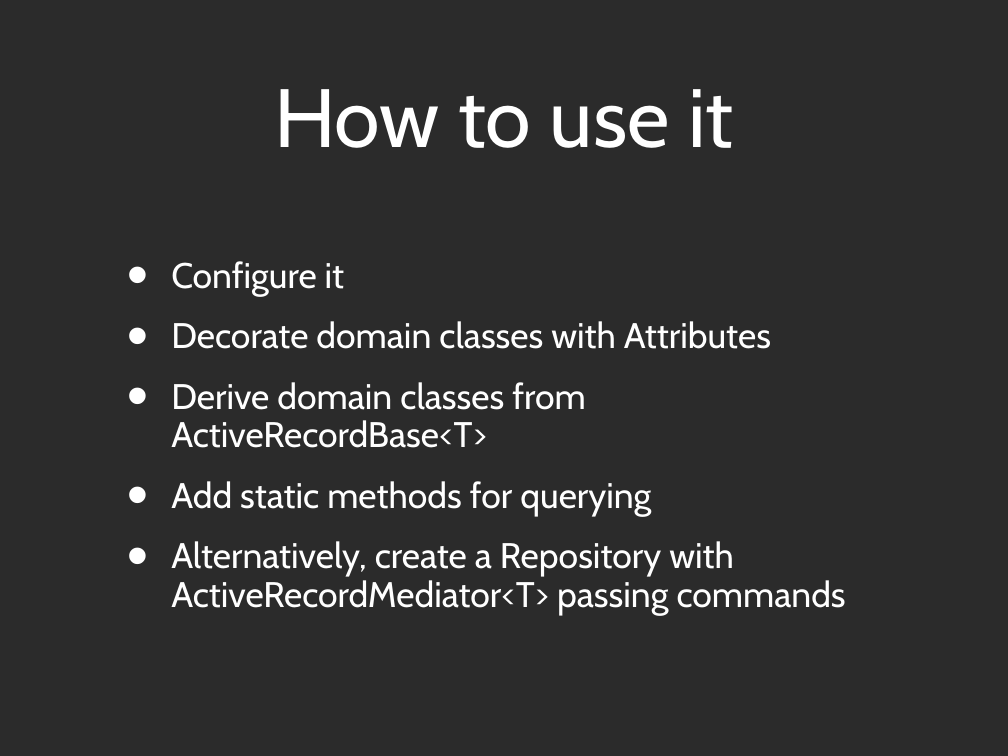
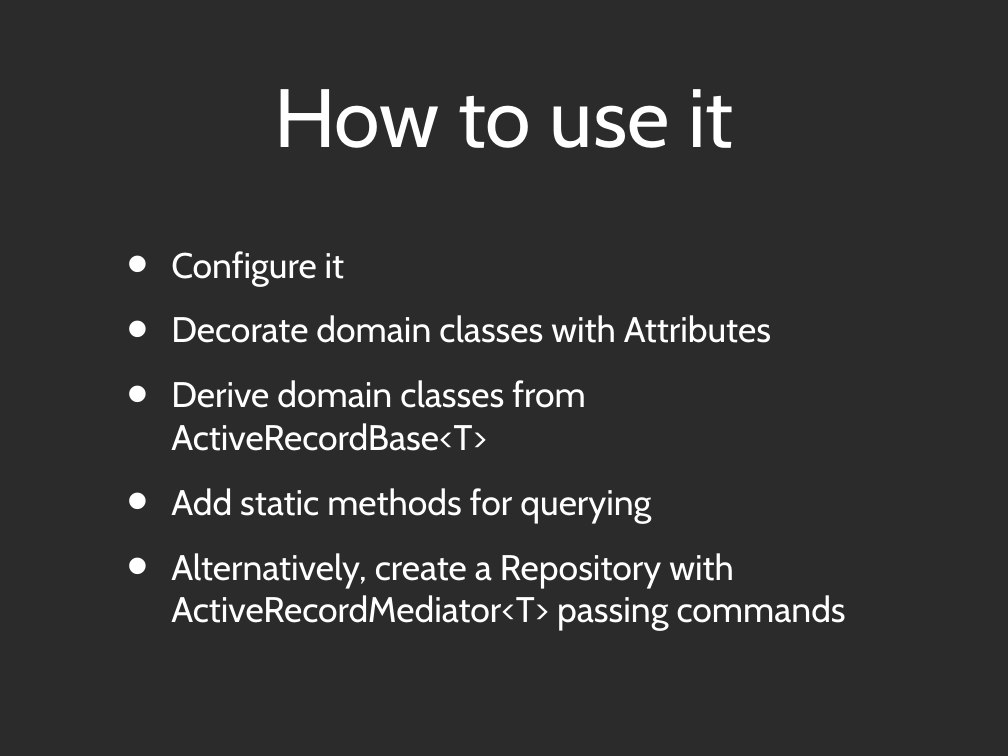
Before and after one commit to andypike/Talks, a slide deck: slide 4 of ORMBattle-Castle-ActiveRecord/ORMBattle-ActiveRecord.ppt. Drawn at 1008x756 pixels with LibreOffice and Linux fonts; fonts in the diff are those of the drawing; background and template pictures are left out; a plain dark background stands for a picture behind light text. Boxes give left, top, right and bottom in pixels: in the first picture for what was removed or moved away, otherwise in the second. Text is boxed around its words. In the diff, an @@ line names an element or a change of style, - is before the commit and + after.

```diff
--- a/ORMBattle-Castle-ActiveRecord/ORMBattle-ActiveRecord.ppt
+++ b/ORMBattle-Castle-ActiveRecord/ORMBattle-ActiveRecord.ppt
@@ text "Configure it" at <box>171,251,846,630</box>: line spacing 0.9 to 1; more space between paragraphs @@
```
Also in this commit, not shown: 5 other slides changed.
